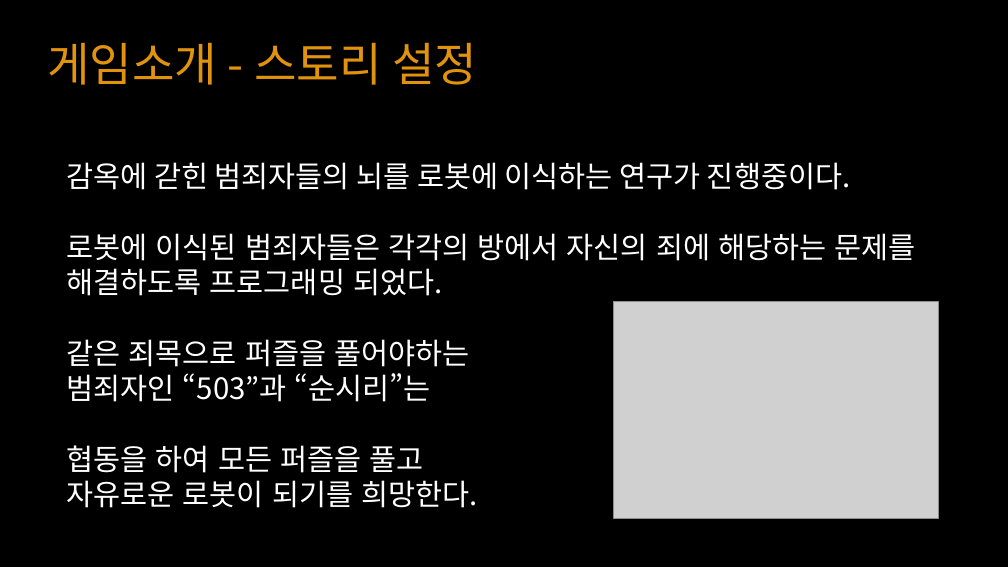
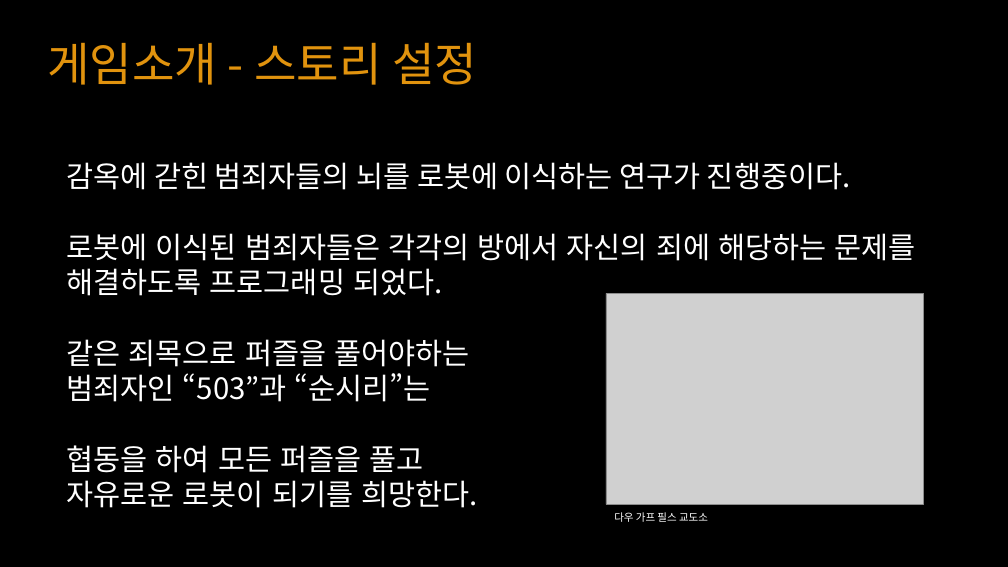
Before and after one commit to YKTeam/Room503, a slide deck: slide 7 of Document/Escape Cube(가제) ppt.pptx. Drawn at 1008x567 pixels with LibreOffice and Linux fonts; fonts in the diff are those of the drawing; grey boxes stand for pictures. Boxes give left, top, right and bottom in pixels: in the first picture for what was removed or moved away, otherwise in the second. Text is boxed around its words. In the diff, an @@ line names an element or a change of style, - is before the commit and + after.

```diff
--- a/Document/Escape Cube(가제) ppt.pptx
+++ b/Document/Escape Cube(가제) ppt.pptx
@@ picture: place and size @@
-picture at box(613, 302, 938, 519)
+picture at box(606, 293, 924, 504)
@@ text added at box(614, 512, 708, 522), 10 pt, text #FFFFFF @@
+다우 가프 필스 교도소
```
Also in this commit, not shown: 8 other slides changed.
